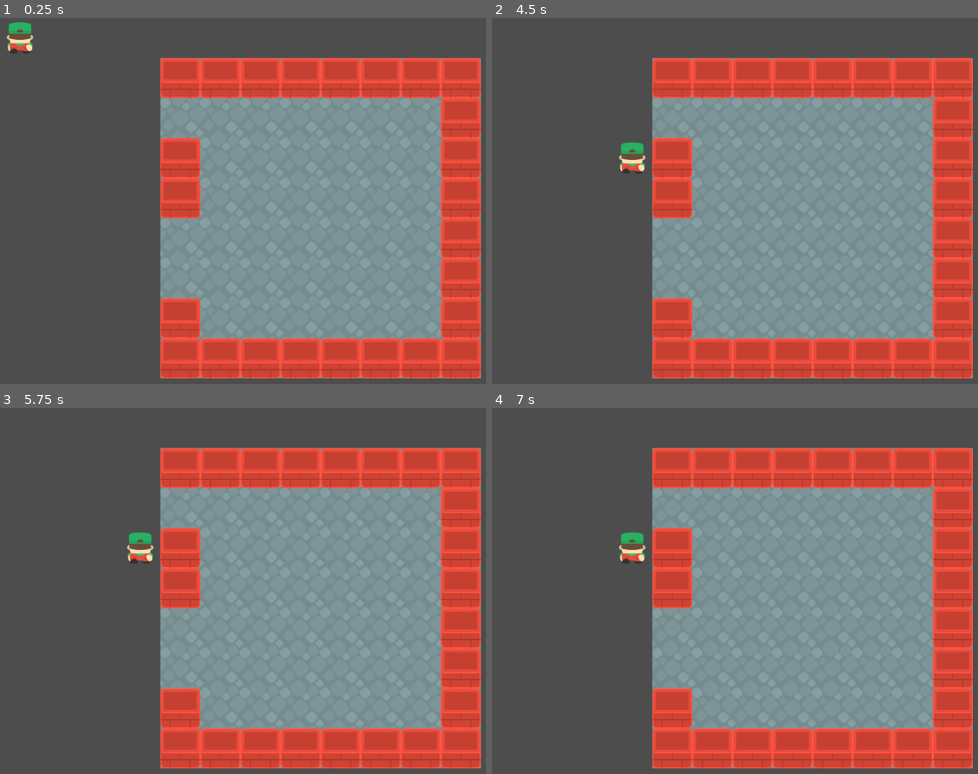
Above: before the commit, frames 1-4 (two rows, left to right).
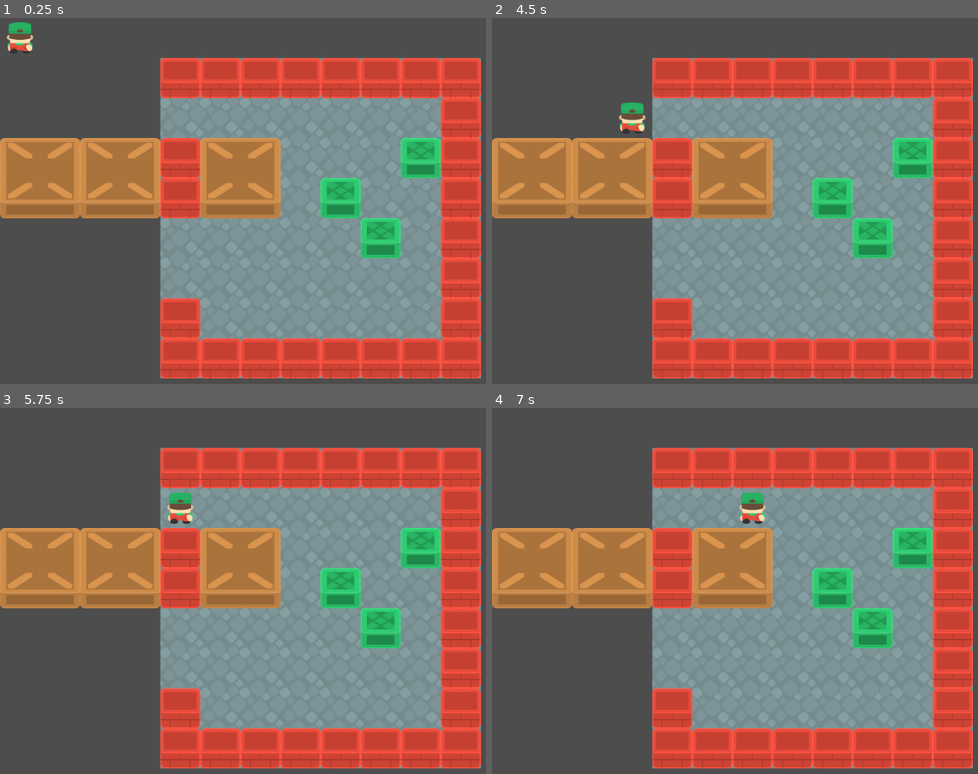
Above: after the commit, the same moments.

Repository: Paul-1379/Kenney-jam
Game: Godot game, scene res://Scenes/main.tscn
Same seed, same stepped clock (60 frames per second), same inputs: the game is played once before the commit and once after it.
Inputs (mouse positions are in pixels of both pictures, inside the frame that each line leads up to):
- Up to frame 1 (0.25 s): no input
- Up to frame 2 (4.5 s): tap Enter at 0.5, 2, 3.5 s; move the mouse to (outside the picture) at 0.52 s; hold Right 0.53-1.28 s; click (outside the picture) at 0.6 s; tap Space at 1.25, 2.75, 4.25 s; move the mouse to (696, 266) at 1.27 s; hold Down 1.28-2.03 s; click (696, 266) at 1.35 s; move the mouse to (895, 142) at 2.02 s; hold Right 2.03-2.78 s; tap Alt at 2.1 s; click (895, 142) at 2.3 s; move the mouse to (798, 332) at 2.77 s; hold Up 2.78-3.53 s; tap Shift at 2.85 s; click (798, 332) at 3.05 s; move the mouse to (outside the picture) at 3.52 s; hold Left from 3.53 s (still down); click (outside the picture) at 3.6 s; move the mouse to (628, 175) at 4.27 s; click (628, 175) at 4.35 s
- Up to frame 3 (5.75 s): move the mouse to (374, 634) at 5.02 s; release Left at 5.03 s; hold Down from 5.03 s (still down); tap Alt at 5.1 s; click (374, 634) at 5.3 s
- Up to frame 4 (7 s): move the mouse to (730, 521) at 5.77 s; release Down at 5.78 s; hold Right 5.78-6.53 s; tap Shift at 5.85 s; click (730, 521) at 6.05 s; move the mouse to (outside the picture) at 6.52 s; hold Up from 6.53 s (still down); click (outside the picture) at 6.6 s

The runs differ from the first frame. In frame 1, 14% of the frame differs, in the area x 0-91%, y 32-66%; in frame 2, 14%; in frame 3, 14%; in frame 4, 14%, in the area x 0-91%, y 23-66%.

Commit message:
add crate pushing mecanism

Diff:
--- /dev/null
+++ b/Scenes/big_crate_area.tscn
@@ -0,0 +1,26 @@
+[gd_scene format=3 uid="uid://w4mtb7jomo2q"]
+
+[ext_resource type="Script" uid="uid://cch55c0uenvbw" path="res://Scripts/Crate.gd" id="1_wynyw"]
+[ext_resource type="Texture2D" uid="uid://cpwca1rwu6olk" path="res://Sprites/kenney_sokoban-pack/PNG/Retina/Crates/crate_02_edited.png" id="2_1uw6j"]
+
+[sub_resource type="RectangleShape2D" id="RectangleShape2D_6bp64"]
+size = Vector2(256, 256)
+
+[node name="Big crate area" type="Area2D" unique_id=1129185488 node_paths=PackedStringArray("raycast") groups=["crates"]]
+scale = Vector2(0.25, 0.25)
+script = ExtResource("1_wynyw")
+is_big = true
+raycast = NodePath("RayCast2D")
+
+[node name="Big crate" type="Sprite2D" parent="." unique_id=1364999877 groups=["crates"]]
+scale = Vector2(2, 2)
+texture = ExtResource("2_1uw6j")
+
+[node name="CollisionShape2D" type="CollisionShape2D" parent="." unique_id=627579677]
+scale = Vector2(2, 2)
+shape = SubResource("RectangleShape2D_6bp64")
+
+[node name="RayCast2D" type="RayCast2D" parent="." unique_id=612785856]
+scale = Vector2(2, 2)
+target_position = Vector2(0, 192)
+collide_with_areas = true
--- a/Scenes/main.tscn
+++ b/Scenes/main.tscn
@@ -2,7 +2,9 @@
 
 [ext_resource type="Texture2D" uid="uid://d3orjdhly5cht" path="res://Sprites/kenney_sokoban-pack/Tilesheet/sokoban_tilesheet.png" id="1_bo1nx"]
 [ext_resource type="Texture2D" uid="uid://cm17lwuqhuwf1" path="res://Sprites/kenney_sokoban-pack/PNG/Retina/Player/player_01.png" id="2_8gbba"]
+[ext_resource type="PackedScene" uid="uid://ce8akukuhc7ax" path="res://Scenes/small_crate_area.tscn" id="2_kry3j"]
 [ext_resource type="Script" uid="uid://ydc0owrvcraj" path="res://Scripts/player.gd" id="3_8gbba"]
+[ext_resource type="PackedScene" uid="uid://w4mtb7jomo2q" path="res://Scenes/big_crate_area.tscn" id="3_21xkr"]
 
 [sub_resource type="TileSetAtlasSource" id="TileSetAtlasSource_8gbba"]
 texture = ExtResource("1_bo1nx")
@@ -113,10 +115,15 @@
 1:6/0 = 0
 2:6/0 = 0
 
+[sub_resource type="TileSetScenesCollectionSource" id="TileSetScenesCollectionSource_kry3j"]
+scenes/1/scene = ExtResource("2_kry3j")
+scenes/2/scene = ExtResource("3_21xkr")
+
 [sub_resource type="TileSet" id="TileSet_jjvhh"]
 tile_size = Vector2i(64, 64)
 physics_layer_0/collision_layer = 1
 sources/0 = SubResource("TileSetAtlasSource_8gbba")
+sources/1 = SubResource("TileSetScenesCollectionSource_kry3j")
 
 [sub_resource type="Animation" id="Animation_jjvhh"]
 length = 0.001
@@ -214,16 +221,25 @@
 tile_map_data = PackedByteArray("AAAFAAIAAAALAAYAAAAGAAIAAAALAAYAAAAHAAIAAAALAAYAAAAIAAIAAAALAAYAAAAJAAIAAAALAAYAAAAKAA …(944 unchanged characters)…
 tile_set = SubResource("TileSet_jjvhh")
 
-[node name="Walls" type="TileMapLayer" parent="Tilemap" unique_id=935293628]
+[node name="Crates" type="TileMapLayer" parent="Tilemap" unique_id=355954287]
+tile_map_data = PackedByteArray("AAAIAAQAAQAAAAAAAQAKAAMAAQAAAAAAAQAJAAUAAQAAAAAAAQA=")
+tile_set = SubResource("TileSet_jjvhh")
+
+[node name="Walls" type="TileMapLayer" parent="Tilemap" unique_id=2076243175]
 tile_map_data = PackedByteArray("AAALAAIAAAAGAAcAAAALAAMAAAAGAAcAAAALAAQAAAAGAAcAAAALAAUAAAAGAAcAAAALAAYAAAAGAAcAAAALAA …(320 unchanged characters)…
 tile_set = SubResource("TileSet_jjvhh")
 
-[node name="Player" type="Sprite2D" parent="." unique_id=1396035597 node_paths=PackedStringArray("raycast", "animation_player")]
-position = Vector2(288, 160)
+[node name="Big crate area" parent="." unique_id=1129185488 instance=ExtResource("3_21xkr")]
+position = Vector2(384, 256)
+
+[node name="Player" type="Sprite2D" parent="." unique_id=1396035597 node_paths=PackedStringArray("simple_raycast", "big_size_raycast", "rotated_center", "animation_player")]
+position = Vector2(512, 192)
 scale = Vector2(0.5, 0.5)
 texture = ExtResource("2_8gbba")
 script = ExtResource("3_8gbba")
-raycast = NodePath("RayCast2D")
+simple_raycast = NodePath("RayCast2D")
+big_size_raycast = [NodePath("rotated_center/rotated raycast"), NodePath("rotated_center/rotated raycast2")]
+rotated_center = NodePath("rotated_center")
 animation_player = NodePath("AnimationPlayer")
 size_mouse_zone = 30.0
 
@@ -231,4 +247,23 @@
 libraries/ = SubResource("AnimationLibrary_jjvhh")
 
 [node name="RayCast2D" type="RayCast2D" parent="Player" unique_id=1496384865]
-target_position = Vector2(0, 128)
+target_position = Vector2(-64, 128)
+collide_with_areas = true
+
+[node name="rotated_center" type="Node2D" parent="Player" unique_id=1362731982]
+
+[node name="rotated raycast" type="RayCast2D" parent="Player/rotated_center" unique_id=828138148]
+position = Vector2(-32, 0)
+target_position = Vector2(0, 96)
+collide_with_areas = true
+
+[node name="rotated raycast2" type="RayCast2D" parent="Player/rotated_center" unique_id=1550692180]
+position = Vector2(32, 0)
+target_position = Vector2(0, 96)
+collide_with_areas = true
+
+[node name="Big crate area2" parent="." unique_id=186846166 instance=ExtResource("3_21xkr")]
+position = Vector2(64, 256)
+
+[node name="Big crate area3" parent="." unique_id=2063259047 instance=ExtResource("3_21xkr")]
+position = Vector2(192, 256)
--- /dev/null
+++ b/Scenes/small_crate_area.tscn
@@ -0,0 +1,22 @@
+[gd_scene format=3 uid="uid://ce8akukuhc7ax"]
+
+[ext_resource type="Script" uid="uid://cch55c0uenvbw" path="res://Scripts/Crate.gd" id="1_b6g5r"]
+[ext_resource type="Texture2D" uid="uid://dsqrnm4j10q0j" path="res://Sprites/kenney_sokoban-pack/PNG/Retina/Crates/crate_05.png" id="2_fak6i"]
+
+[sub_resource type="RectangleShape2D" id="RectangleShape2D_21xkr"]
+size = Vector2(128, 128)
+
+[node name="Small crate area" type="Area2D" unique_id=1115678510 node_paths=PackedStringArray("raycast") groups=["crates"]]
+scale = Vector2(0.5, 0.5)
+script = ExtResource("1_b6g5r")
+raycast = NodePath("RayCast2D")
+
+[node name="small crate sprite" type="Sprite2D" parent="." unique_id=482532978]
+texture = ExtResource("2_fak6i")
+
+[node name="CollisionShape2D" type="CollisionShape2D" parent="." unique_id=1548772871]
+shape = SubResource("RectangleShape2D_21xkr")
+
+[node name="RayCast2D" type="RayCast2D" parent="." unique_id=1086708098]
+target_position = Vector2(0, 128)
+collide_with_areas = true
--- /dev/null
+++ b/Scripts/Crate.gd
@@ -0,0 +1,33 @@
+extends Area2D
+
+@export var is_big: bool
+@export var raycast: RayCast2D
+
+var tile_pos : Vector2i
+
+func _ready() -> void:
+	guess_position()
+
+func guess_position() -> void:
+	tile_pos =  Vector2i((position - (Vector2.ZERO if is_big else Vector2(32, 32))) / 64)
+
+func check_move(direction: Vector2i, big_force) -> bool:
+	raycast.target_position = Vector2(direction) * (192 if is_big else 128)
+	raycast.force_raycast_update()
+
+	return not raycast.is_colliding() and ((big_force and is_big) or not is_big)
+
+func apply_move(direction: Vector2i):
+	tile_pos += direction
+	update_pos(false)
+
+func update_pos(instantanious: bool) -> void:
+	var target = tile_pos * 64 + (Vector2i.ZERO if is_big else Vector2i(32, 32))
+	if instantanious:
+		position = target
+	else:
+		var tween = create_tween()
+		tween.tween_property(self, "position", Vector2(target), 0.08)
+
+func _process(delta: float) -> void:
+	pass
--- a/Scripts/player.gd
+++ b/Scripts/player.gd
@@ -1,17 +1,18 @@
 extends Sprite2D
 
-@export var raycast: RayCast2D
-@export var animation_player : AnimationPlayer
+@export var simple_raycast: RayCast2D
+@export var big_size_raycast: Array[RayCast2D]
+@export var rotated_center: Node2D
 
-@export var size_mouse_zone:  float
+@export var animation_player: AnimationPlayer
+
+@export var size_mouse_zone: float
 @export var big_size: bool
-var tile_pos : Vector2i
-# Called when the node enters the scene tree for the first time.
+var tile_pos: Vector2i
+
 func _ready() -> void:
 	update_pos(true)
 
-
-# Called every frame. 'delta' is the elapsed time since the previous frame.
 func _process(delta: float) -> void:
 	if not Input.is_action_just_pressed("size"):
 		return
@@ -19,7 +20,7 @@
 	var mouse_pos = get_viewport().get_mouse_position()
 	var delta_x = mouse_pos.x - position.x
 	var delta_y = mouse_pos.y - position.y
-	print((mouse_pos - position).length())
+
 	if (mouse_pos - position).length_squared() < size_mouse_zone * size_mouse_zone:
 		switch_size()
 	else:
@@ -29,23 +30,85 @@
 			move(Vector2i.DOWN if delta_y > 0 else Vector2i.UP)
 
 func move(direction: Vector2i) -> void:
-	raycast.target_position = Vector2(direction) * (96 if big_size else 128)
-	print(raycast.target_position)
-	raycast.force_raycast_update()
-	if not raycast.is_colliding():
+	var can_move = false
+	if big_size:
+		can_move = check_can_move(direction, big_size_raycast)
+	else:
+		can_move = check_can_move(direction, [simple_raycast])
+	if can_move:
 		tile_pos += direction
 		update_pos(false)
 
+func check_can_move(direction: Vector2i, to_check_raycasts: Array[RayCast2D]) -> bool:
+	rotated_center.rotation_degrees = rad_to_deg(Vector2(direction).angle()) - 90
+	if to_check_raycasts.size() == 1:
+		set_raycast_target_to(direction)
+
+	var checked_nodes_path: Array[String]
+	var checked_nodes : Array[Node2D]
+	var big_crates_number = 0
+	for raycast in to_check_raycasts:
+		raycast.force_raycast_update()
+		if raycast.is_colliding():
+			var collider = raycast.get_collider()
+			if collider.is_in_group("crates"):
+				var can_move = collider.check_move(direction, big_size)
+				if can_move:
+					var path = collider.get_path()
+					if not path in checked_nodes_path:
+						checked_nodes_path.append(path)
+						if collider.is_big:
+							big_crates_number += 1
+						checked_nodes.append(collider)
+				if not can_move:
+					return false
+			else:
+				return false
+	var can_move = big_crates_number < 2
+	if can_move:
+		for checked in checked_nodes:
+			checked.apply_move(direction)
+	return can_move
+
+func set_raycast_target_to(relative_target_tile_pos: Vector2i):
+	simple_raycast.target_position = (tile_to_position(relative_target_tile_pos + tile_pos, true) - tile_to_position(tile_pos, true)) * (1.5 if big_size else 2)
+	simple_raycast.force_raycast_update()
+
+func tile_to_position(tile_pos: Vector2i, for_player: bool) -> Vector2:
+	var pos = tile_pos * 64
+	if for_player:
+		pos += (Vector2i.ZERO if big_size else Vector2i(32, 32))
+	return pos
+
 func update_pos(instantanious: bool) -> void:
-	var target = tile_pos * 64 + (Vector2i.ZERO if big_size else Vector2i(32, 32))
+	var target = tile_to_position(tile_pos, true)
 	if instantanious:
 		position = target
 	else:
 		var tween = create_tween()
 		tween.tween_property(self, "position", Vector2(target), 0.08)
+
 func switch_size() -> void:
-	if not animation_player.is_playing():
-		big_size = not big_size
-		animation_player.play("grow" if big_size else "shrink")
-		update_pos(false)
-	print("switch size")
+	if animation_player.is_playing():
+		return
+
+	if not big_size:
+		set_raycast_target_to(Vector2i(-1, -1))
+		if simple_raycast.is_colliding():
+			set_raycast_target_to(Vector2i(-1, 1))
+			if simple_raycast.is_colliding():
+				set_raycast_target_to(Vector2i(1, -1))
+				if simple_raycast.is_colliding():
+					set_raycast_target_to(Vector2i(1, 1))
+					if simple_raycast.is_colliding():
+						return
+					else:
+						tile_pos += Vector2i(1, 1)
+				else:
+					tile_pos += Vector2i(1, 0)
+			else:
+				tile_pos += Vector2i(0, 1)
+
+	big_size = not big_size
+	animation_player.play("grow" if big_size else "shrink")
+	update_pos(false)
--- a/project.godot
+++ b/project.godot
@@ -20,6 +20,10 @@
 window/size/viewport_width=1080
 window/size/viewport_height=720
 
+[editor_plugins]
+
+enabled=PackedStringArray("res://addons/godot_super-wakatime/plugin.cfg")
+
 [input]
 
 size={
Not shown, added: Scripts/Crate.gd.uid
Binary file added: Sprites/kenney_sokoban-pack/PNG/Retina/Crates/crate_02_edited.png
Not shown, added: Sprites/kenney_sokoban-pack/PNG/Retina/Crates/crate_02_edited.png.import
